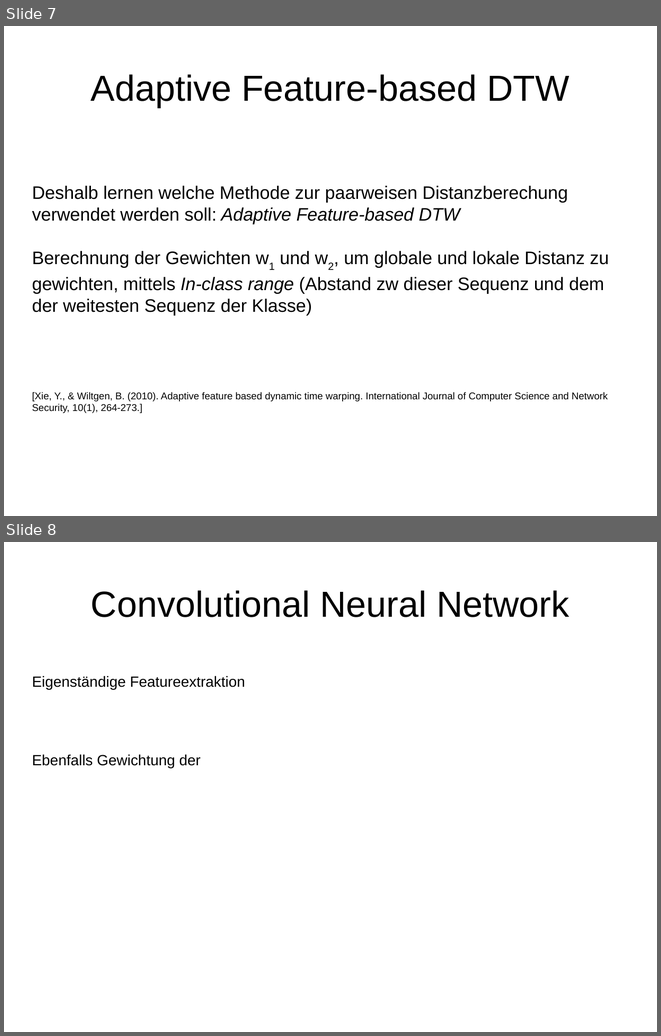
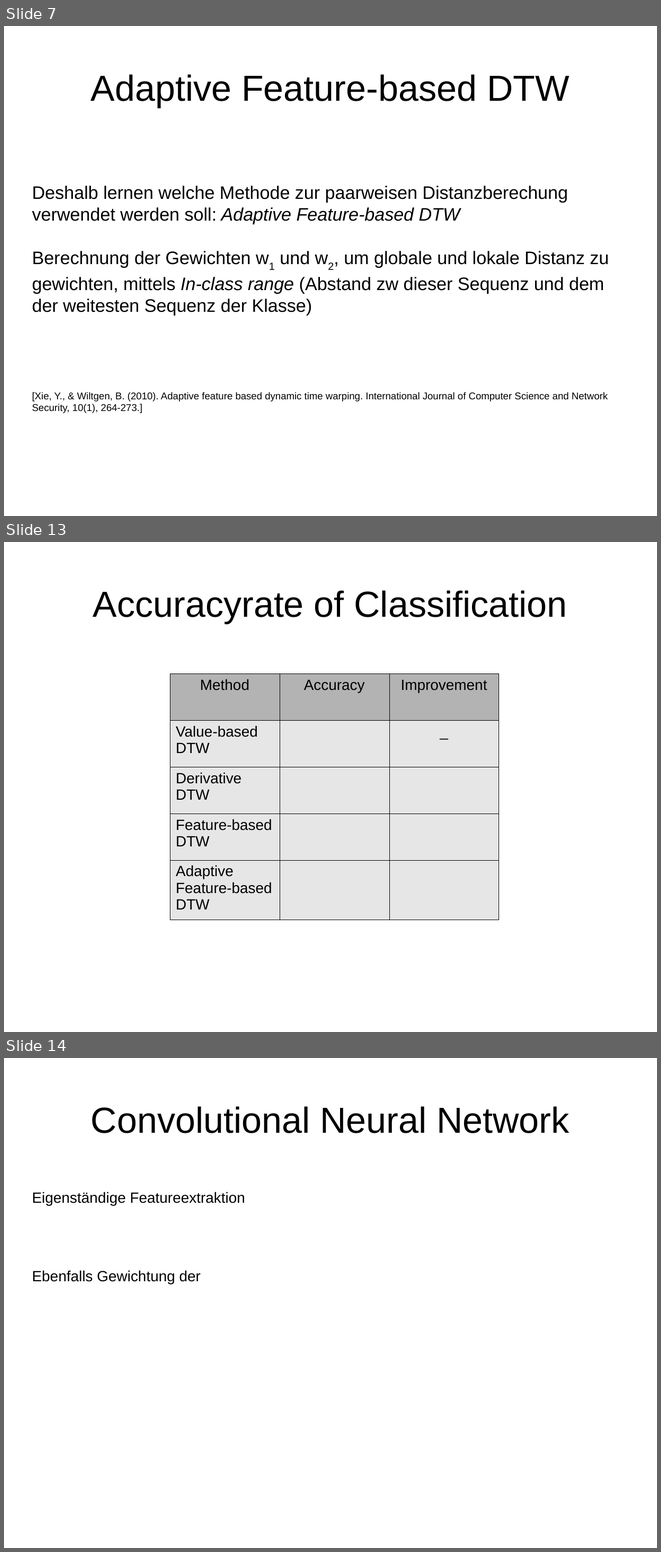
Before and after one commit to HannahSyrek/MTAnalysisOfCGMCurves, a slide deck: presentations/presentation_26_03_18.odp. Shown one above the other, each under a label of ours: slides 7 and 8 before the commit, slides 7, 13 and 14 after it; the slides between them are not shown. The pictures are 661x1036 and 661x1552 pixels, drawn with LibreOffice and Linux fonts; fonts in the diff are those of the drawing. Boxes give left, top, right and bottom in pixels: in the first picture for what was removed or moved away, otherwise in the second. Text is boxed around its words. In the diff, an @@ line names an element or a change of style, - is before the commit and + after.

```diff
--- a/presentations/presentation_26_03_18.odp
+++ b/presentations/presentation_26_03_18.odp
@@ slide 13 added at (x1=4, y1=542, x2=657, y2=1032), background #FFFFFF @@
@@ title added at (x1=93, y1=590, x2=567, y2=623), 44 pt, text #000000 @@
+Accuracyrate of Classification
@@ table added at (x1=170, y1=673, x2=499, y2=916), 5 rows, 3 columns @@
+Method | Accuracy | Improvement
+Value-based DTW |  | _
+Derivative DTW |  | 
+Feature-based / DTW |  | 
+Adaptive Feature-based DTW |  | 
@@ what was slide 8 is now slide 14 @@
```
Also in this commit, not shown: 1 slide changed, 4 other slides added, 16 other files.
